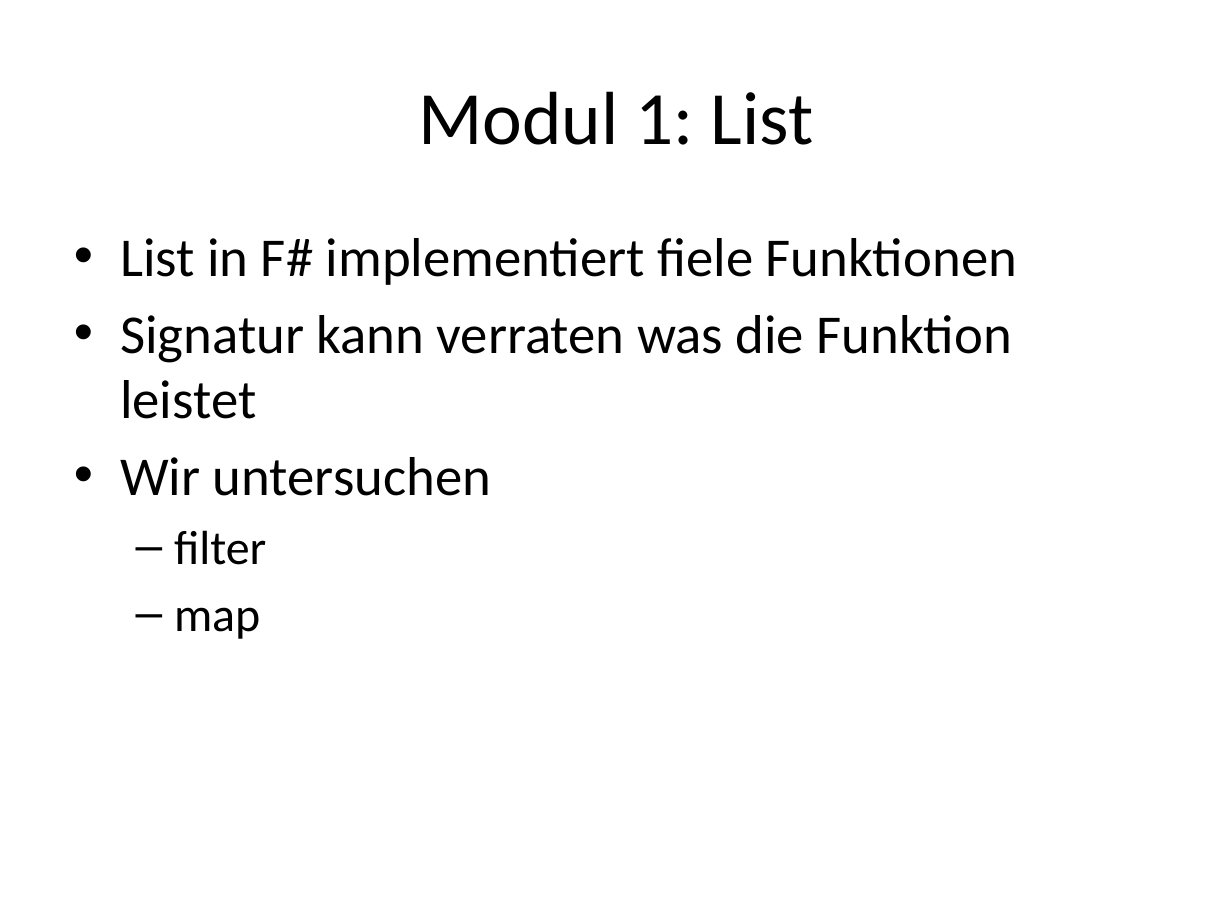
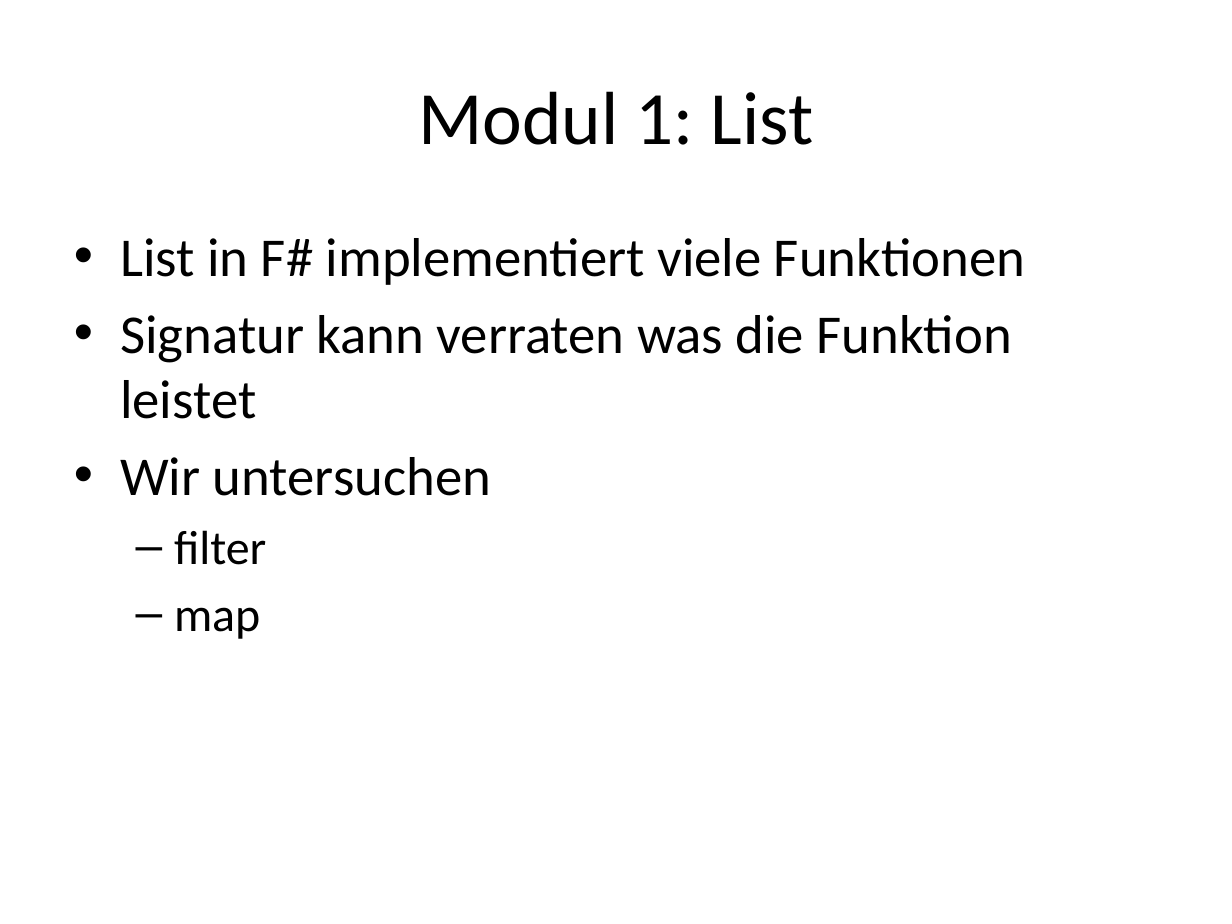
Before and after one commit to nasserbrake/Spartakiade2017, a slide deck: slide 27 of FSharp.pptx. Drawn at 1232x924 pixels with LibreOffice and Linux fonts; fonts in the diff are those of the drawing. Boxes give left, top, right and bottom in pixels: in the first picture for what was removed or moved away, otherwise in the second. Text is boxed around its words. In the diff, an @@ line names an element or a change of style, - is before the commit and + after.

```diff
--- a/FSharp.pptx
+++ b/FSharp.pptx
@@ text at box(120, 238, 1025, 285): text changed @@
-• List in F# implementiert fiele Funktionen
+• List in F# implementiert viele Funktionen
```
Also in this commit, not shown: 2 other slides changed, 1 slide added, 1 slide removed, 4 other files.
